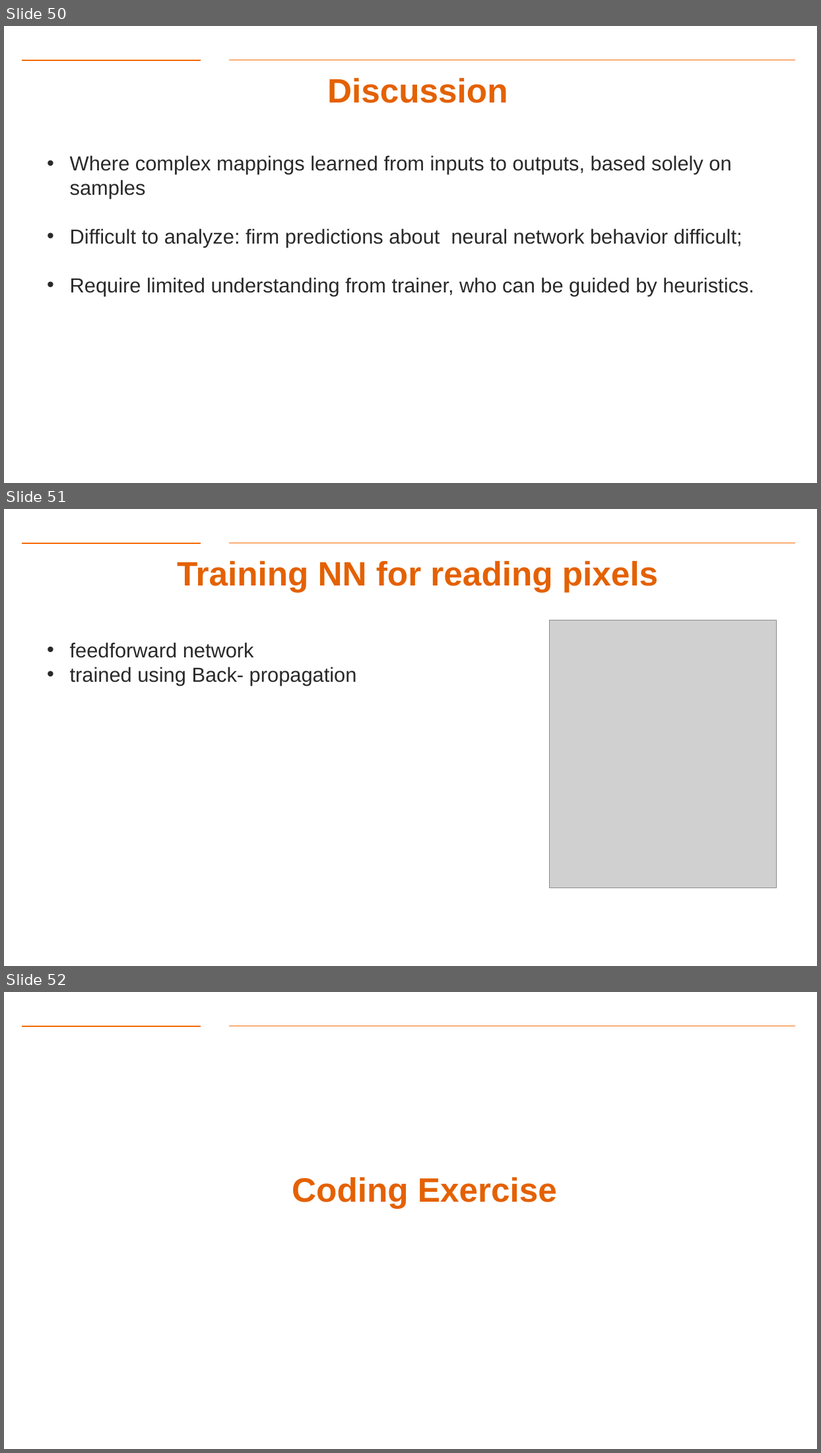
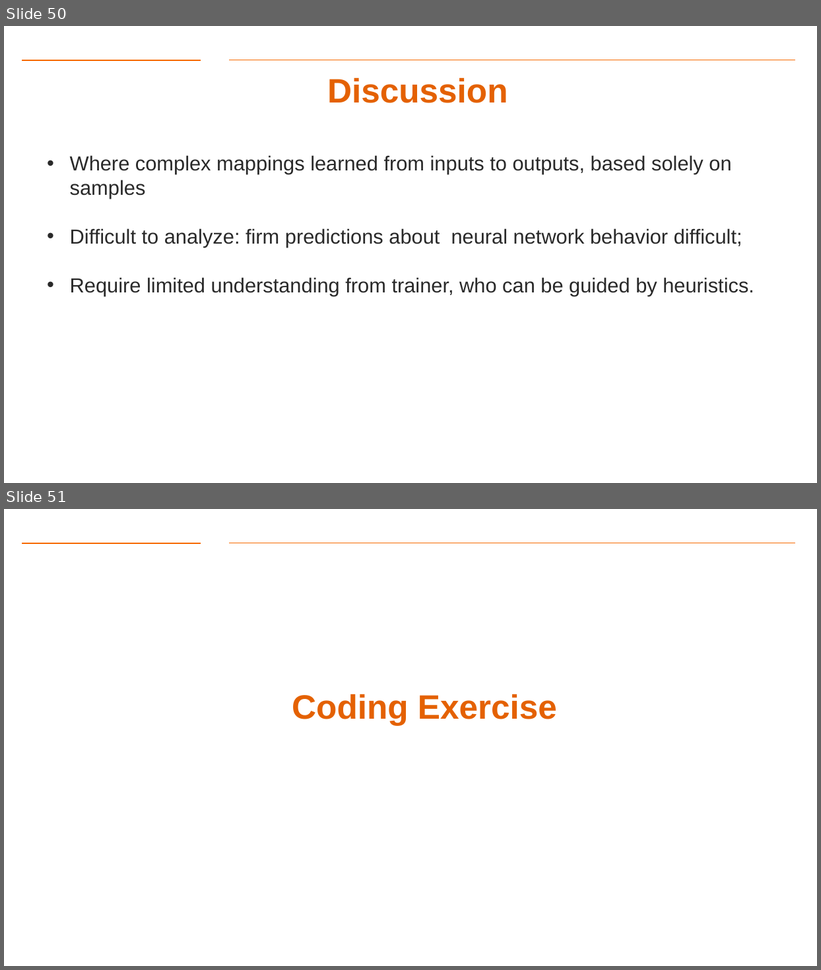
Before and after one commit to gk5951/RIT-DSCI-633-FDS, a slide deck: Syllabus/Lecture17/Lec17ANN.pptx. Shown one above the other, each under a label of ours: slides 50, 51 and 52 before the commit, slides 50 and 51 after it. The pictures are 821x1453 and 821x970 pixels, drawn with LibreOffice and Linux fonts; fonts in the diff are those of the drawing; grey boxes stand for pictures; background and template pictures are left out. Boxes give left, top, right and bottom in pixels: in the first picture for what was removed or moved away, otherwise in the second. Text is boxed around its words. In the diff, an @@ line names an element or a change of style, - is before the commit and + after.

```diff
--- a/Syllabus/Lecture17/Lec17ANN.pptx
+++ b/Syllabus/Lecture17/Lec17ANN.pptx
@@ slide 51 removed at bbox=[4, 509, 817, 966], background #FFFFFF; not listed: 2 template elements that a slide beside it also shows @@
@@ title removed at bbox=[177, 560, 658, 592] @@
-Training NN for reading pixels
@@ picture removed at bbox=[550, 621, 777, 889] @@
@@ text removed at bbox=[70, 642, 357, 686] @@
-• feedforward network
-• trained using Back- propagation
@@ what was slide 52 is now slide 51 @@
```
Also in this commit, not shown: 6 slides changed, 1 other slide removed, 1 other file.
